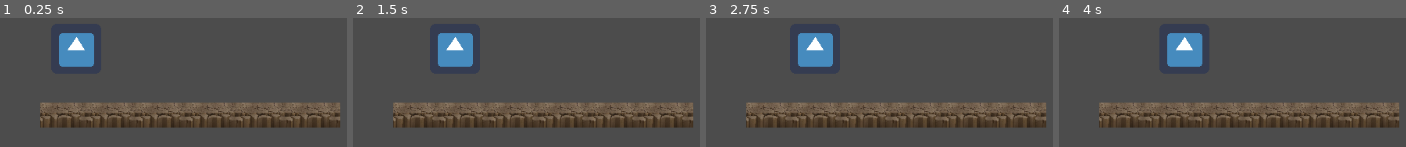
Above: before the commit, frames 1-4 (left to right).
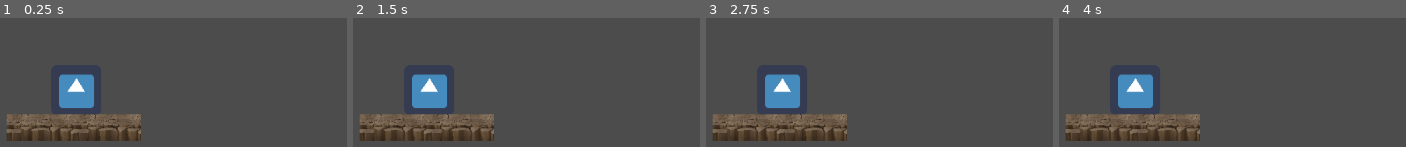
Above: after the commit, the same moments.

Repository: aprancl/HookedGame
Game: Godot game, scene res://Main.tscn
Same seed, same stepped clock (60 frames per second), same inputs: the game is played once before the commit and once after it. The engine's default icon, where the game draws it, is replaced by a stand-in: a white triangle on a blue panel in a dark square.
Inputs:
- Up to frame 1 (0.25 s): no input
- Up to frame 2 (1.5 s): tap Enter at 0.5 s; hold D (right) 0.53-1.28 s; hold A (left) from 1.28 s (still down)
- Up to frame 3 (2.75 s): release A (left) at 2.03 s; hold D (right) from 2.03 s (still down)
- Up to frame 4 (4 s): release D (right) at 3.53 s; hold A (left) from 3.53 s (still down)

The runs differ from the first frame. In frame 1, 23% of the frame differs, in the area x 2-98%, y 11-96%; in frame 2, 23%; in frame 3, 23%; in frame 4, 23%.

Commit message:
player can move and collide sort of; i need to bring these componants together

Diff:
--- a/Versions/Prototyping/Ground.tscn
+++ b/Versions/Prototyping/Ground.tscn
@@ -3,7 +3,7 @@
 [ext_resource path="res://images/stone ground.png" type="Texture" id=1]
 
 [sub_resource type="RectangleShape2D" id=1]
-extents = Vector2( 741.875, 91.2557 )
+extents = Vector2( 739.5, 92 )
 
 [node name="Ground" type="Node2D"]
 __meta__ = {
@@ -11,17 +11,13 @@
 }
 
 [node name="Sprite" type="Sprite" parent="."]
-position = Vector2( 240, 164 )
-scale = Vector2( -0.0862679, 0.175332 )
+scale = Vector2( 0.116295, 0.184783 )
 texture = ExtResource( 1 )
 
-[node name="StaticBody2D" type="StaticBody2D" parent="Sprite"]
-__meta__ = {
-"_edit_group_": true
-}
+[node name="StaticBody2D" type="StaticBody2D" parent="."]
+scale = Vector2( 0.116295, 0.184783 )
+collision_mask = 2
 
-[node name="CollisionShape2D" type="CollisionShape2D" parent="Sprite/StaticBody2D"]
+[node name="CollisionShape2D" type="CollisionShape2D" parent="StaticBody2D"]
+scale = Vector2( 1, 1 )
 shape = SubResource( 1 )
-__meta__ = {
-"_edit_group_": true
-}
--- a/Versions/Prototyping/Main.tscn
+++ b/Versions/Prototyping/Main.tscn
@@ -29,17 +29,9 @@
 [node name="Main" type="Node2D"]
 script = SubResource( 1 )
 
-[node name="Ground" parent="." instance=ExtResource( 1 )]
-position = Vector2( 120, 272 )
-
-[node name="Ground2" parent="." instance=ExtResource( 1 )]
-position = Vector2( 248, 272 )
-
-[node name="Ground3" parent="." instance=ExtResource( 1 )]
-position = Vector2( 376, 272 )
-
 [node name="Player" type="KinematicBody2D" parent="."]
 position = Vector2( 342, 351 )
+collision_layer = 2
 script = ExtResource( 3 )
 __meta__ = {
 "_edit_group_": true
@@ -62,3 +54,6 @@
 __meta__ = {
 "_edit_group_": true
 }
+
+[node name="Ground" parent="." instance=ExtResource( 1 )]
+position = Vector2( 339, 452 )
--- a/Versions/Prototyping/Player.gd
+++ b/Versions/Prototyping/Player.gd
@@ -2,11 +2,9 @@
 
 
 #const UP = Vector2(0, -1)
-#const GRAVITY = 20
-#const MAXFALLSPEED = 200
-#const MAXSPEED = 80
-#var motion = Vector2()
-export var speed = 400 # speed in pixels per second
+const GRAVITY = 10
+const MAXFALLSPEED = 20
+const SPEED = 8
 var screen_size # game window size
 
 # Called when the node enters the scene tree for the first time.
@@ -16,16 +14,15 @@
 
 func _physics_process(delta):
 
+	position += Vector2(0,GRAVITY)
 	var velocity = Vector2.ZERO # the player's movement vector
-	print(velocity)
 
 	# adjusting the player's movement based on user input
 	if Input.is_action_pressed("right"):
-		velocity.x += 1
-		print(velocity.x)
+		velocity.x += SPEED
 	elif Input.is_action_pressed("left"):
-		velocity.x -= 1
-		print(velocity.x)
+		velocity.x -= SPEED
 
 
-	position += velocity
+	move_and_collide(velocity * delta) # collides but doesnt move
+	#position += velocity # moves but doesnt colides
Not shown, removed: Versions/Prototyping/.mono/metadata/ide_messaging_meta.txt
Not shown, added: Versions/Prototyping/notes.txt
